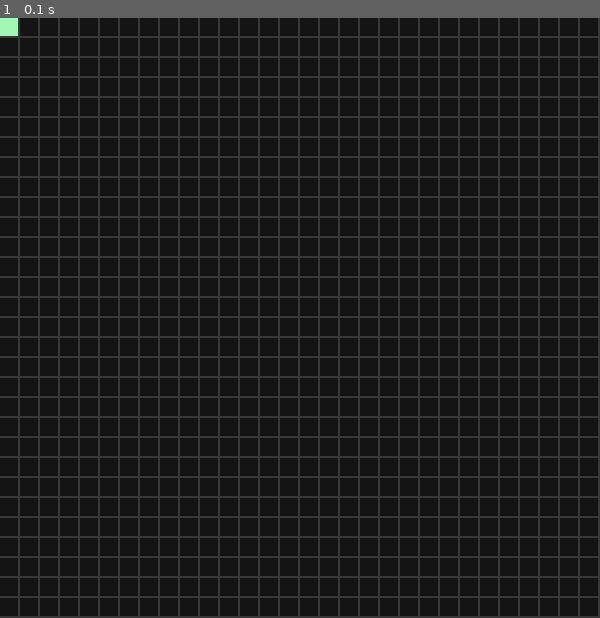
Above: before the commit, frame 1.
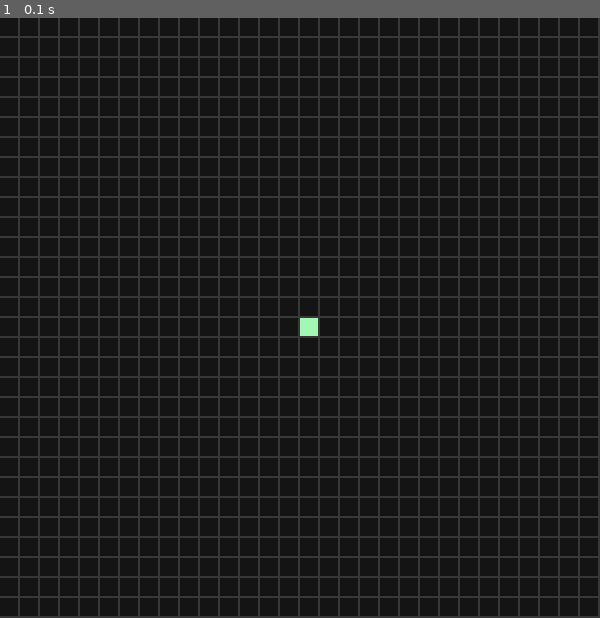
Above: after the commit, the same moment.

Repository: appleshoops/Pathfinder
Game: pygame game, started from findgame_pygame.py
Two runs of this game, one before a commit and one after it. Both use one fixed random seed, a clock stepped at 60 frames per second and the inputs below.
Inputs:
- Up to frame 1 (0.1 s): no input

The runs differ from the first frame. In frame 1, 0.2% of the frame differs, in the area x 0-53%, y 0-53%.

Commit message:
Final Touches

Diff:
--- a/findgame_pygame.py
+++ b/findgame_pygame.py
@@ -6,6 +6,7 @@
 height = 600
 
 window = pygame.display.set_mode((width, height))
+pygame.display.set_caption("Python Pathfinder AI")
 
 columns = 30
 rows = 30
@@ -58,7 +59,7 @@
     for j in range(rows):
         grid[i][j].add_neighbors()
 
-start_square = grid[0][0]
+start_square = grid[15][15]
 start_square.start = True
 start_square.visited = True
 queue.append(start_square)
@@ -71,6 +72,7 @@
     end_square = None
 
     while True:
+        pressed = pygame.key.get_pressed()
         for event in pygame.event.get():
             if event.type == pygame.QUIT:
                 pygame.quit()
@@ -89,7 +91,7 @@
                     end_square_set = True
                     end_square.end = True
 
-            if [pygame.K_TAB] and end_square_set:
+            if pressed[pygame.K_TAB] and end_square_set:
                 begin_search = True
         if begin_search:
             if len(queue) and searching:
